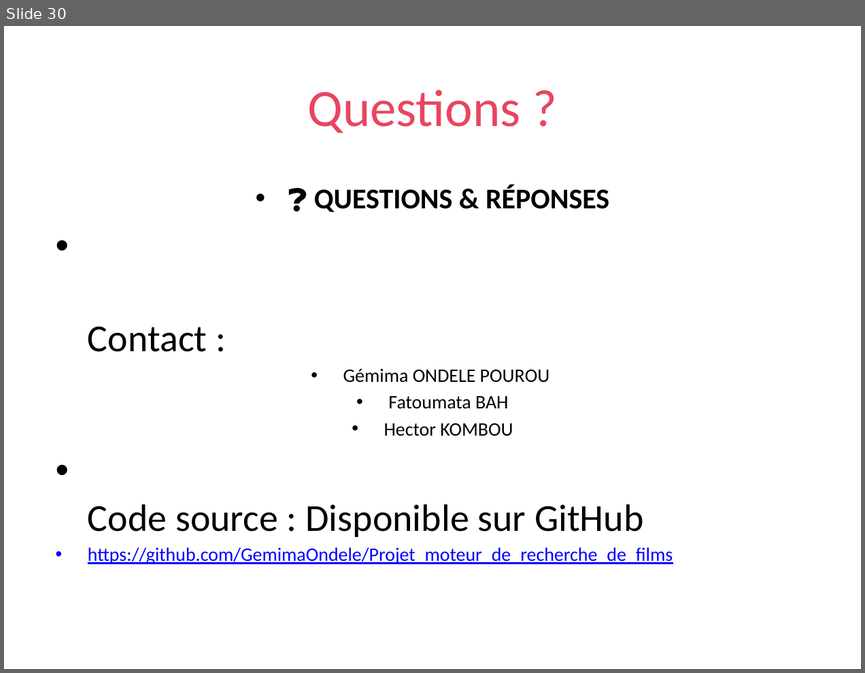
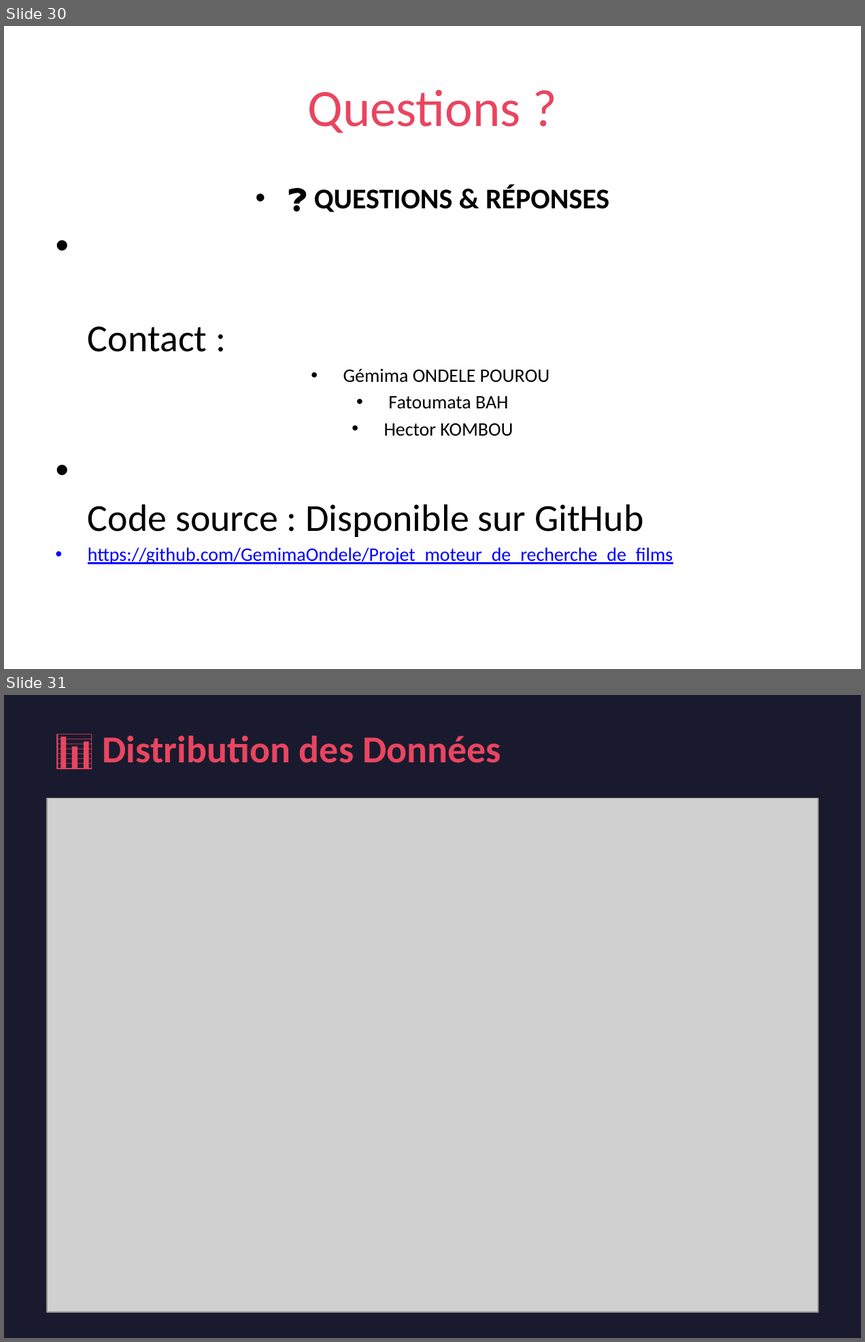
Before and after one commit to GemimaOndele/Projet_moteur_de_recherche_de_films, a slide deck: MovieMood_Presentation.pptx. Shown one above the other, each under a label of ours: slide 30 before the commit, slides 30 and 31 after it. The pictures are 865x673 and 865x1342 pixels, drawn with LibreOffice and Linux fonts; fonts in the diff are those of the drawing; grey boxes stand for pictures. Boxes give left, top, right and bottom in pixels: in the first picture for what was removed or moved away, otherwise in the second. Text is boxed around its words. In the diff, an @@ line names an element or a change of style, - is before the commit and + after.

```diff
--- a/MovieMood_Presentation.pptx
+++ b/MovieMood_Presentation.pptx
@@ slide 31 added at <box>4,695,861,1338</box>, background #1A1A2E @@
@@ text added at <box>102,735,501,763</box>, 32 pt, text #E94560, bold @@
+📊 Distribution des Données
@@ picture added at <box>47,798,818,1312</box> @@
```
Also in this commit, not shown: 1 slide changed, 11 other slides added, 10 other files.
